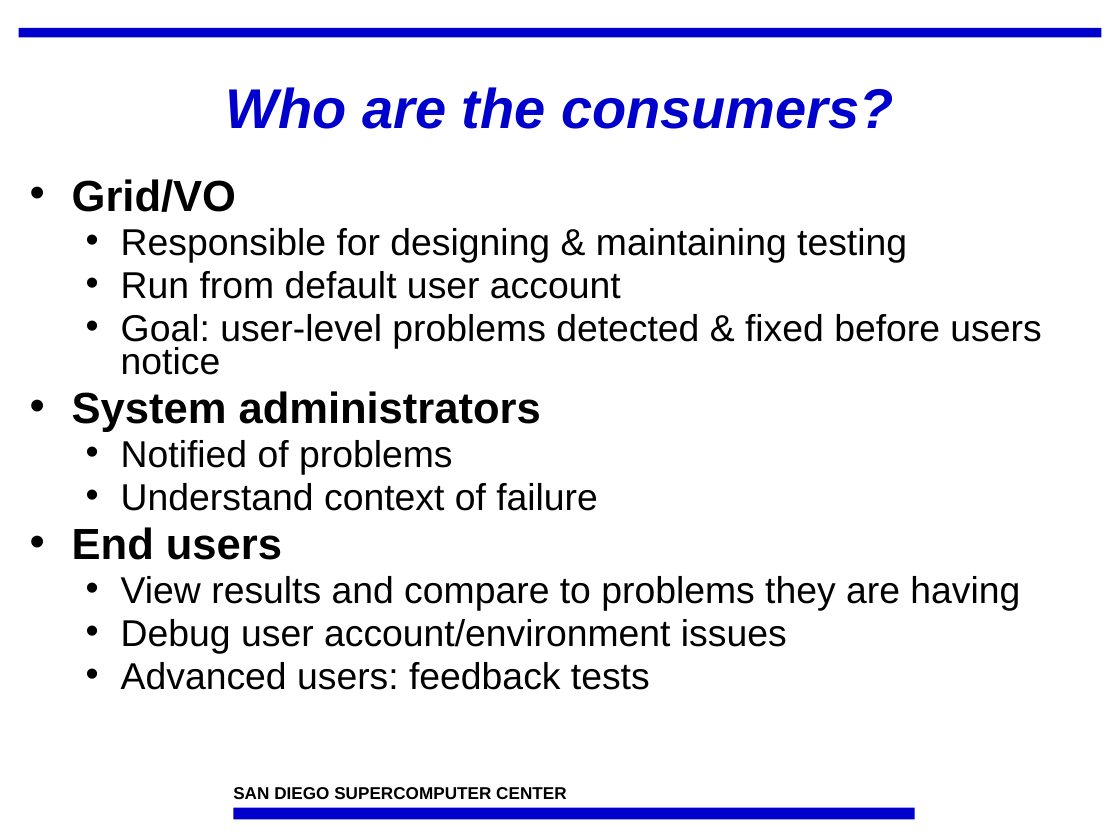
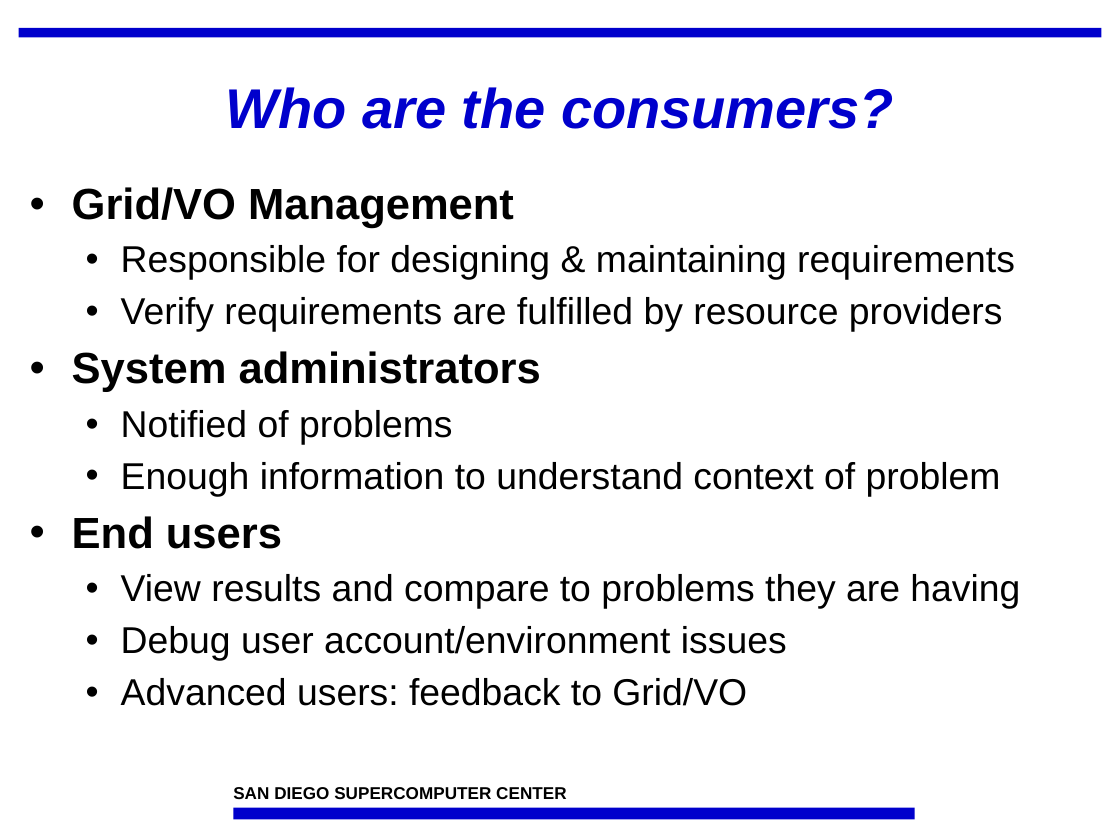
Before and after one commit to IncaProject/inca-xsede, a slide deck: slide 6 of talks/inca_sc05.ppt. Drawn at 1120x840 pixels with LibreOffice and Linux fonts; fonts in the diff are those of the drawing; background and template pictures are left out. Boxes give left, top, right and bottom in pixels: in the first picture for what was removed or moved away, otherwise in the second. Text is boxed around its words. In the diff, an @@ line names an element or a change of style, - is before the commit and + after.

```diff
--- a/talks/inca_sc05.ppt
+++ b/talks/inca_sc05.ppt
@@ text at [72,187,1015,332]: text changed @@
-• Grid/VO
-  • Responsible for designing & maintaining testing
-  • Run from default user account
-  • Goal: user-level problems detected & fixed before users notice
+• Grid/VO Management
+  • Responsible for designing & maintaining requirements
+  • Verify requirements are fulfilled by resource providers
@@ text at [72,351,1020,661]: line spacing 0.75 to 0.95 @@
@@ text at [121,462,1001,496]: text changed @@
-  • Understand context of failure
+  • Enough information to understand context of problem
@@ text at [121,678,747,706]: text changed @@
-  • Advanced users: feedback tests
+  • Advanced users: feedback to Grid/VO
```
Also in this commit, not shown: 6 other slides changed, 1 slide added, 1 slide removed.
